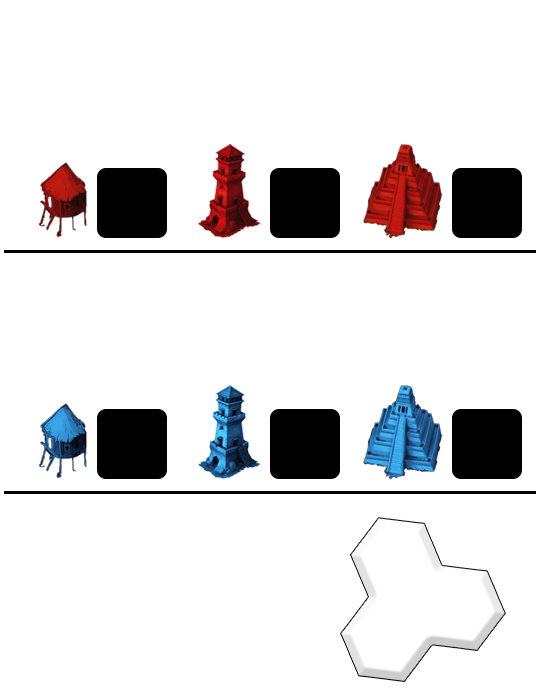
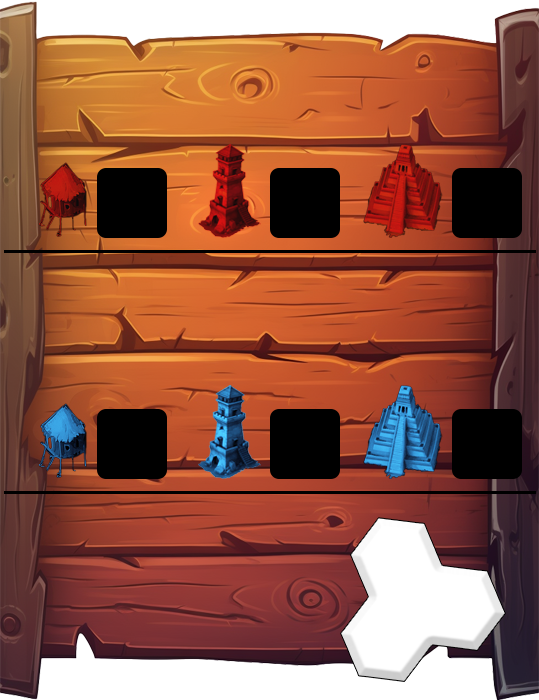
The second 539×700 image is a revision of the first. Changes to its layers:
hid "Rectangle 1" over [1,1,539,700]
added layer "Calque 8" above "Calque 1" over [0,1,539,700]
